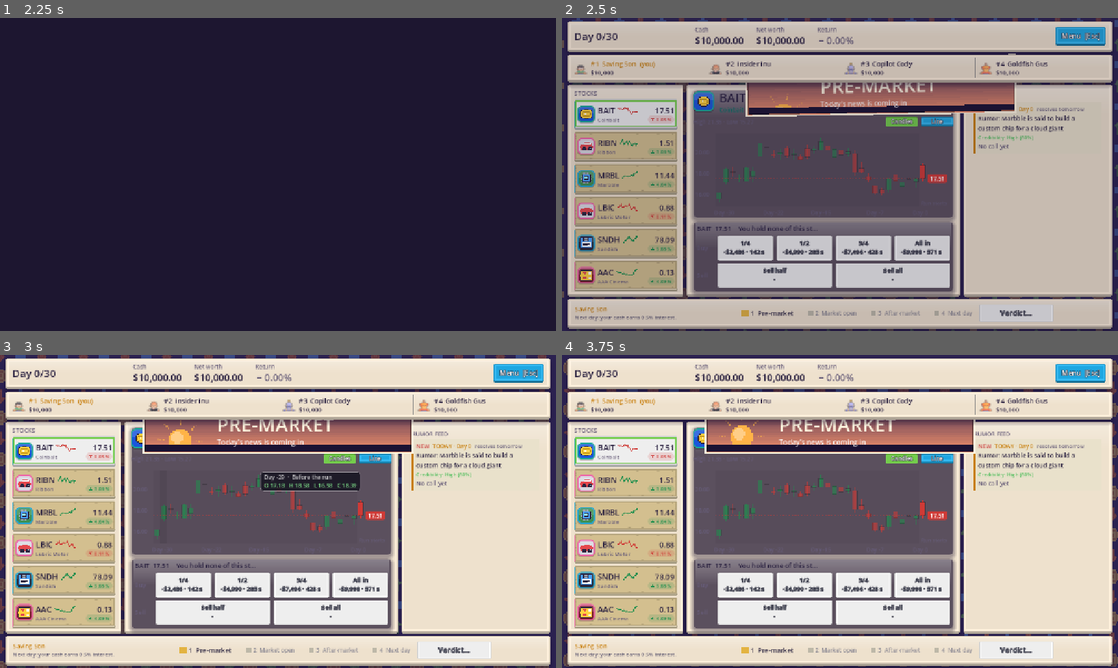
Above: before the commit, frames 1-4 (two rows, left to right).
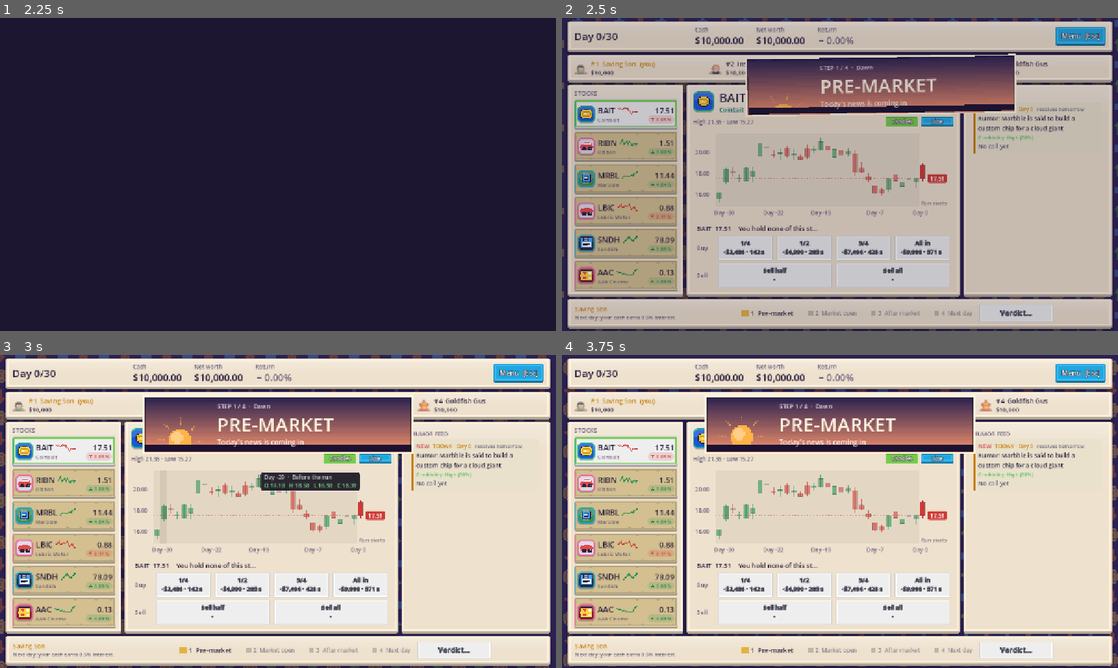
Above: after the commit, the same moments.

Repository: littenduck/stock-simulator
Game: Godot game, scene res://ui/main_menu/main_menu.tscn
Same seed, same stepped clock (60 frames per second), same inputs: the game is played once before the commit and once after it.
Inputs (mouse positions are in pixels of both pictures, inside the frame that each line leads up to):
- Up to frame 1 (2.25 s): click "New Run" at 0.5 s; click "Start Run" at 1.25 s; tap Enter (ui_accept) at 2 s; move the mouse to (400, 158) at 2.02 s; hold Right from 2.03 s (still down); hold B (buy) from 2.03 s (still down); click (400, 158) at 2.17 s
- Up to frame 2 (2.5 s): keep holding Right; keep holding B (buy); tap Enter (ui_accept) at 2.27 s; tap Space (next_day) at 2.3 s
- Up to frame 3 (3 s): move the mouse to (166, 527) at 2.77 s; release Right at 2.78 s; release B (buy) at 2.78 s; hold Left from 2.78 s (still down); tap Space (next_day) at 2.85 s; click (166, 527) at 2.92 s
- Up to frame 4 (3.75 s): tap Enter (ui_accept) at 3.02 s; tap S (sell) at 3.05 s; move the mouse to (895, 442) at 3.52 s; release Left at 3.53 s; hold Right from 3.53 s (still down); hold S (sell) from 3.53 s (still down); click (895, 442) at 3.67 s

Frame 1 is identical in both runs. In frame 2, 26% of the frame differs, in the area x 1-99%, y 11-89%; in frame 3, 24%; in frame 4, 25%.

Commit message:
table: fix the opening look: no extra shadows on the middle board, boards clipped to the middle area while dropping, the player intro is a small fixed block rendered at double resolution
Co-Authored-By: Claude Sonnet 5.5 <noreply@anthropic.com>

Diff:
--- a/ui/table/character_model.gd
+++ b/ui/table/character_model.gd
@@ -70,9 +70,9 @@
 	vp.add_child(model)
 	var cam := Camera3D.new()
 	cam.projection = Camera3D.PROJECTION_ORTHOGONAL
-	cam.size = 1.0
+	cam.size = 1.25
 	vp.add_child(cam)
-	cam.look_at_from_position(Vector3(0, 0.43, 3), Vector3(0, 0.43, 0))
+	cam.look_at_from_position(Vector3(0, 0.46, 3), Vector3(0, 0.46, 0))
 	var light := DirectionalLight3D.new()
 	light.rotation_degrees = Vector3(-30, 20, 0)
 	vp.add_child(light)
--- a/ui/table/table_opening.gd
+++ b/ui/table/table_opening.gd
@@ -40,6 +40,8 @@
 func prepare(parts: Dictionary) -> void:
 	_parts = parts
 	TableUi.modal_open = true
+	# The boards drop in from the top edge of the middle area, not over the bars.
+	(parts["body"] as Control).clip_contents = true
 	for key in ["board_left", "board_center", "board_right"]:
 		(parts[key] as Control).modulate.a = 0.0
 	for key in ["chart_card", "trade"]:
@@ -76,7 +78,7 @@
 	await get_tree().process_frame
 	var body: Control = _parts["body"]
 	_bg = ColorRect.new()
-	_bg.color = Color(BG.r, BG.g, BG.b, 0.97)
+	_bg.color = Color(0, 0, 0, 0.45)
 	_bg.mouse_filter = Control.MOUSE_FILTER_IGNORE
 	add_child(_bg)
 	move_child(_bg, 0)
@@ -128,6 +130,7 @@
 	TableUi.modal_open = false
 	mouse_filter = Control.MOUSE_FILTER_IGNORE
 	# A board still in the air is put back by the container.
+	(_parts["body"] as Control).clip_contents = false
 	(_parts["body"] as Control).queue_sort()
 	finished.emit()
 
@@ -170,27 +173,50 @@
 	var seat: Seat = t.seats[index]
 	var id := String(seat.character.id)
 	var key := id.to_upper()
+	# A small framed block in the middle of the screen (the game stays visible around it).
+	var frame := PanelContainer.new()
+	frame.set_anchors_preset(Control.PRESET_CENTER)
+	frame.grow_horizontal = Control.GROW_DIRECTION_BOTH
+	frame.grow_vertical = Control.GROW_DIRECTION_BOTH
+	frame.custom_minimum_size = Vector2(880, 420)    # the same size for every player
+	frame.mouse_filter = Control.MOUSE_FILTER_IGNORE
+	frame.set_meta("no_fx", true)
+	var sb := StyleBoxFlat.new()
+	sb.bg_color = Color("#1b1830")
+	sb.border_color = Color("#f4efe0")
+	sb.set_border_width_all(4)
+	sb.content_margin_left = 24
+	sb.content_margin_right = 24
+	sb.content_margin_top = 18
+	sb.content_margin_bottom = 18
+	frame.add_theme_stylebox_override("panel", sb)
+	_stage.add_child(frame)
 	var column := HBoxContainer.new()
-	column.set_anchors_preset(Control.PRESET_CENTER)
-	column.grow_horizontal = Control.GROW_DIRECTION_BOTH
-	column.grow_vertical = Control.GROW_DIRECTION_BOTH
-	column.add_theme_constant_override("separation", 30)
+	column.add_theme_constant_override("separation", 26)
 	column.mouse_filter = Control.MOUSE_FILTER_IGNORE
-	_stage.add_child(column)
-	# Left: the live 3D character.
-	var holder := SubViewportContainer.new()
-	holder.stretch = true
-	holder.custom_minimum_size = Vector2(340, 420)
+	frame.add_child(column)
+	# Left: the live 3D character, rendered at twice the size and shown smaller so it stays sharp.
+	var holder := Control.new()
+	holder.custom_minimum_size = Vector2(300, 360)
 	holder.mouse_filter = Control.MOUSE_FILTER_IGNORE
 	column.add_child(holder)
 	var model := CharacterModel.make(id)
 	if model != null:
-		holder.add_child(CharacterModel.make_viewport(model, Vector2i(340, 420)))
+		var vp := CharacterModel.make_viewport(model, Vector2i(600, 720))
+		holder.add_child(vp)
+		var view := TextureRect.new()
+		view.texture = vp.get_texture()
+		view.set_anchors_and_offsets_preset(Control.PRESET_FULL_RECT)
+		view.expand_mode = TextureRect.EXPAND_IGNORE_SIZE
+		view.stretch_mode = TextureRect.STRETCH_KEEP_ASPECT_CENTERED
+		view.texture_filter = CanvasItem.TEXTURE_FILTER_LINEAR
+		view.mouse_filter = Control.MOUSE_FILTER_IGNORE
+		holder.add_child(view)
 	else:
 		holder.add_child(PortraitView.make(id, 14))
 	# Right: who it is, then the two skills.
 	var text := VBoxContainer.new()
-	text.custom_minimum_size = Vector2(500, 0)
+	text.custom_minimum_size = Vector2(460, 0)
 	text.size_flags_vertical = Control.SIZE_SHRINK_CENTER
 	text.add_theme_constant_override("separation", 12)
 	text.mouse_filter = Control.MOUSE_FILTER_IGNORE
@@ -240,7 +266,7 @@
 func _skill_panel(head: String, body: String) -> PanelContainer:
 	var panel := PanelContainer.new()
 	panel.theme_type_variation = &"DialogPanel"
-	panel.custom_minimum_size = Vector2(500, 0)
+	panel.custom_minimum_size = Vector2(460, 0)
 	panel.modulate.a = 0.0
 	var box := TableUi.column(panel, 2, 10)
 	box.add_child(GameFmt.label(head.to_upper(), Color("#c77d0a"), 14))
--- a/ui/table/table_screen.gd
+++ b/ui/table/table_screen.gd
@@ -29,9 +29,6 @@
 
 func _ready() -> void:
 	UiFx.install(get_tree())
-	# The top and bottom bars stay in front of the boards: the boards of the opening drop in from behind them.
-	for bar: Control in [%TopBar, %StandingsBar, %TurnBar]:
-		bar.z_index = 2
 	PanelFx.decorate_tree($Layout)
 	_stock_list.stock_selected.connect(select_symbol)
 	_top_bar.menu_requested.connect(_menu.toggle)
--- a/ui/table/table_screen.tscn
+++ b/ui/table/table_screen.tscn
@@ -81,6 +81,7 @@
 unique_name_in_owner = true
 layout_mode = 2
 theme_override_styles/panel = SubResource("empty")
+metadata/no_fx = true
 size_flags_vertical = 3
 size_flags_stretch_ratio = 3.0
 
@@ -105,6 +106,7 @@
 script = ExtResource("8")
 layout_mode = 2
 theme_override_styles/panel = SubResource("empty")
+metadata/no_fx = true
 
 [node name="Right" type="VBoxContainer" parent="Layout/Rows/Body"]
 layout_mode = 2
